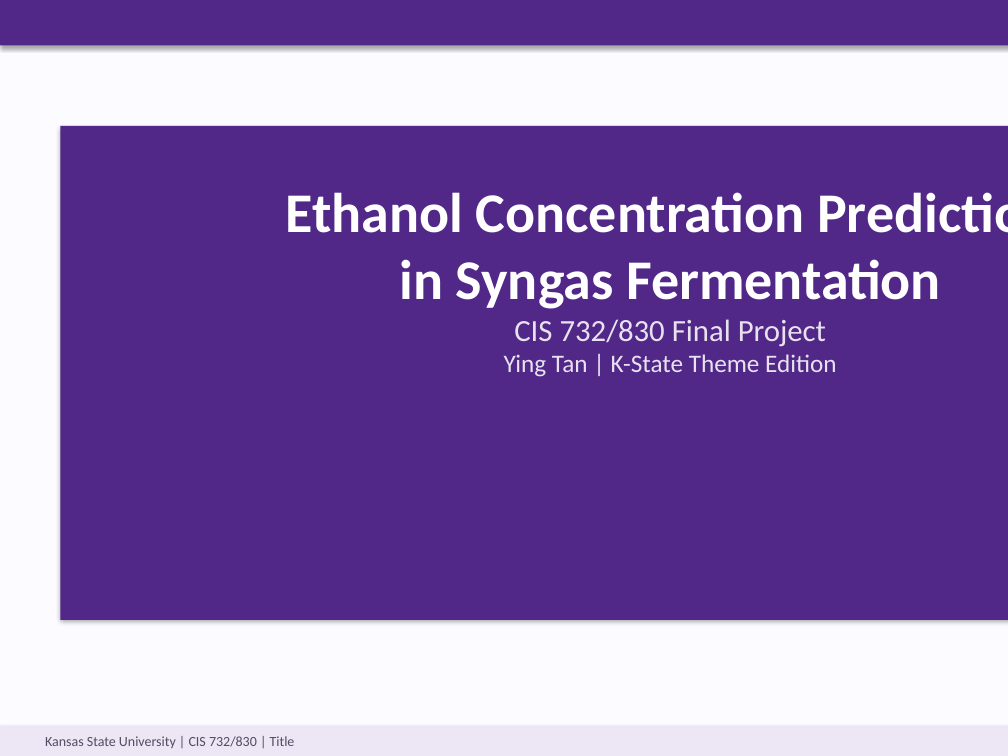
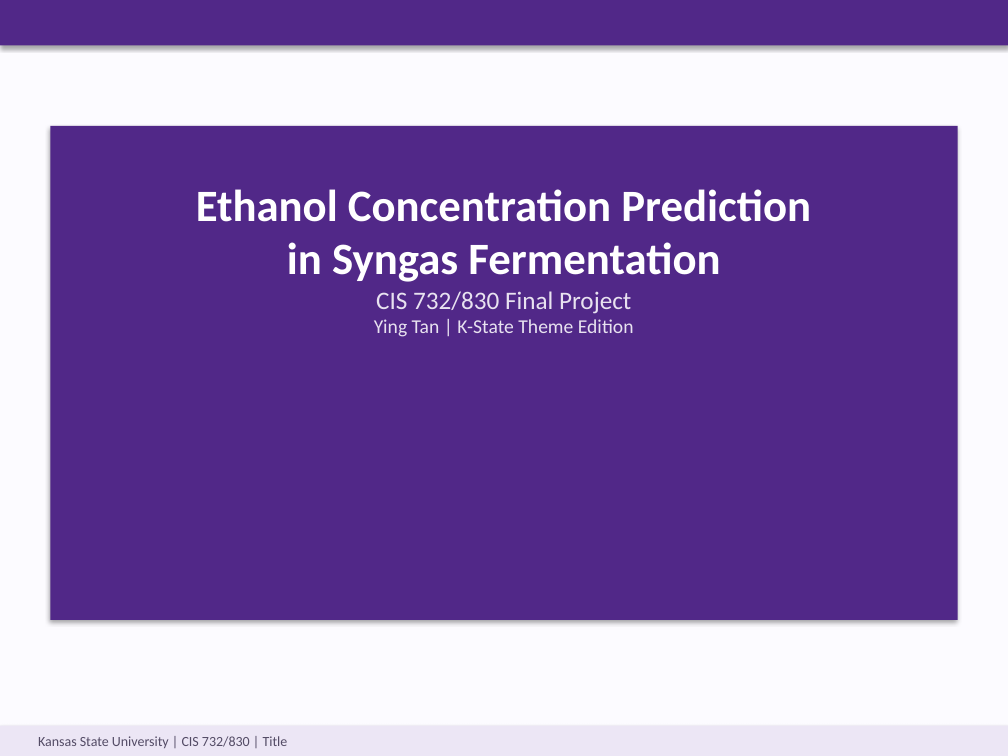
Before and after one commit to tanyingy-kau/ML-Assignments, a slide deck: slide 1 of slides/term_project_presentation_SYNGAS--group 6 Ying.pptx. Drawn at 1008x756 pixels with LibreOffice and Linux fonts; fonts in the diff are those of the drawing. Boxes give left, top, right and bottom in pixels: in the first picture for what was removed or moved away, otherwise in the second. Text is boxed around its words. In the diff, an @@ line names an element or a change of style, - is before the commit and + after.

Commit message:
fix slide layout

```diff
--- a/slides/term_project_presentation_SYNGAS--group 6 Ying.pptx
+++ b/slides/term_project_presentation_SYNGAS--group 6 Ying.pptx
@@ rectangle: place and size @@
-rectangle at [60, 126, 1008, 620]
+rectangle at [50, 126, 958, 620]
@@ text "Ethanol Concentration Prediction in Syngas ...": place and size @@
-text "Ethanol Concentration Prediction in Syngas ..." at [286, 192, 941, 377]
+text "Ethanol Concentration Prediction in Syngas ..." at [196, 189, 811, 337]
@@ text "Ethanol Concentration Prediction in Syngas ..." at [196, 189, 811, 337]: size 40 to 32 pt in "Ethanol Concentration Prediction in Syngas Fermentation"; size 22 to 18 pt in "CIS 732/830 Final Project"; size 18 to 14 pt in "Ying Tan | K-State Theme Edition" @@
@@ text "Kansas State University | CIS ...": place and size @@
-text "Kansas State University | CIS ..." at [45, 736, 295, 748]
+text "Kansas State University | CIS ..." at [38, 736, 288, 748]
```
Also in this commit, not shown: 15 other slides changed, 1 other file.
